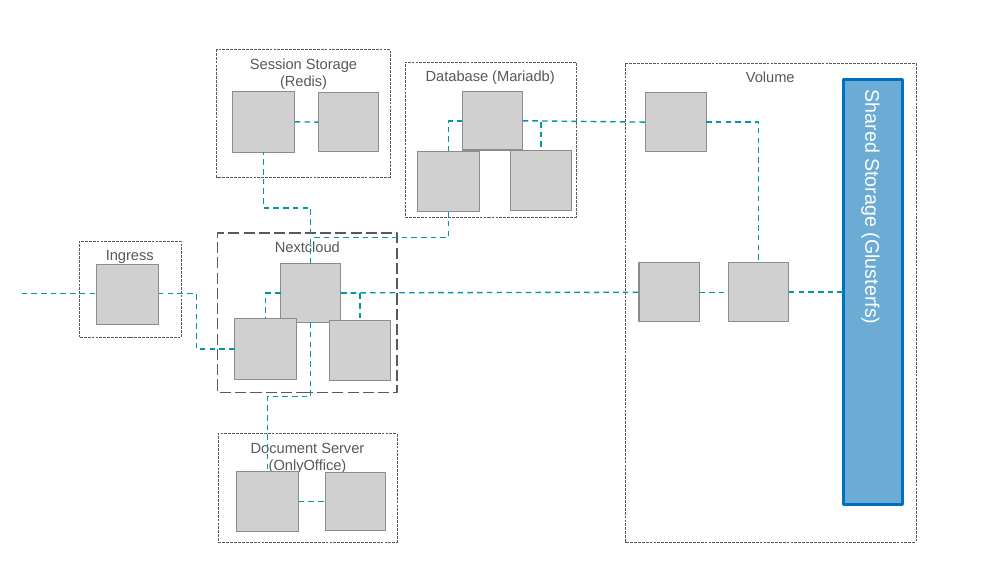
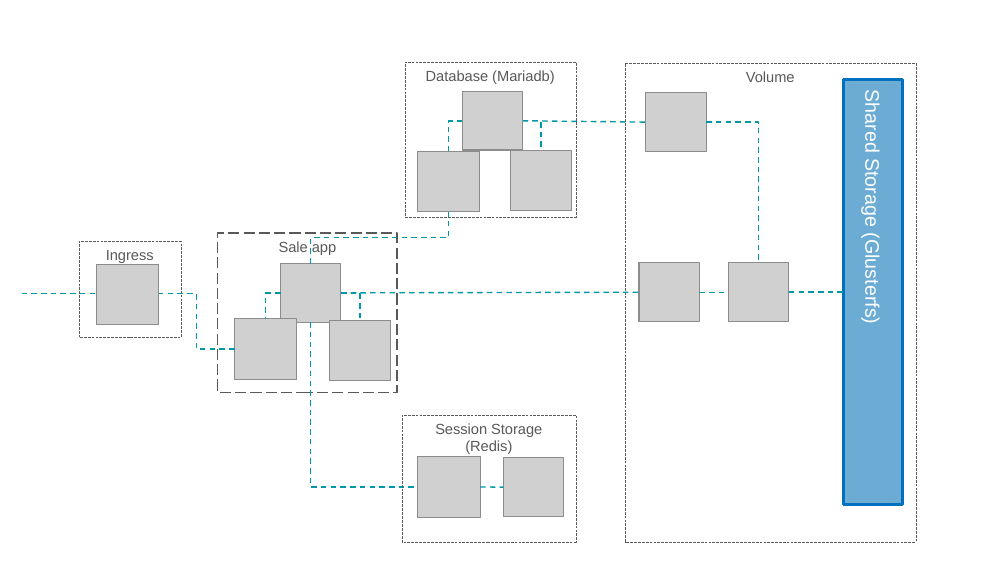
Before and after one commit to tungvt-my-personal-project/learn-kubernetes, a slide deck: slide 37 of slide-dao-tao/Kubernetes-cho-người-mới-bắt-đầu.pptx. Drawn at 1008x567 pixels with LibreOffice and Linux fonts; fonts in the diff are those of the drawing; grey boxes stand for pictures; background and template pictures are left out. Boxes give left, top, right and bottom in pixels: in the first picture for what was removed or moved away, otherwise in the second. Text is boxed around its words. In the diff, an @@ line names an element or a change of style, - is before the commit and + after.

```diff
--- a/slide-dao-tao/Kubernetes-cho-người-mới-bắt-đầu.pptx
+++ b/slide-dao-tao/Kubernetes-cho-người-mới-bắt-đầu.pptx
@@ text in rectangle at (279,241,336,255): text changed @@
-Nextcloud
+Sale app
@@ elbow line removed from (310, 323) to (267, 471) @@
@@ elbow line moved from (310, 264) - (264, 152) to (310, 323) - (417, 487) @@
@@ rectangle removed at (218,433,397,541) @@
-Document Server
-(OnlyOffice)
@@ picture removed at (236,471,298,531) @@
@@ picture removed at (325,472,385,530) @@
@@ line removed from (298, 501) to (325, 501) @@
@@ 2 pictures, 1 rectangle, 1 line: place and size @@
-2 pictures, 1 rectangle, 1 line at (217,49,391,176)
+2 pictures, 1 rectangle, 1 line at (402,414,577,541)
```
Also in this commit, not shown: 3 other slides changed.
